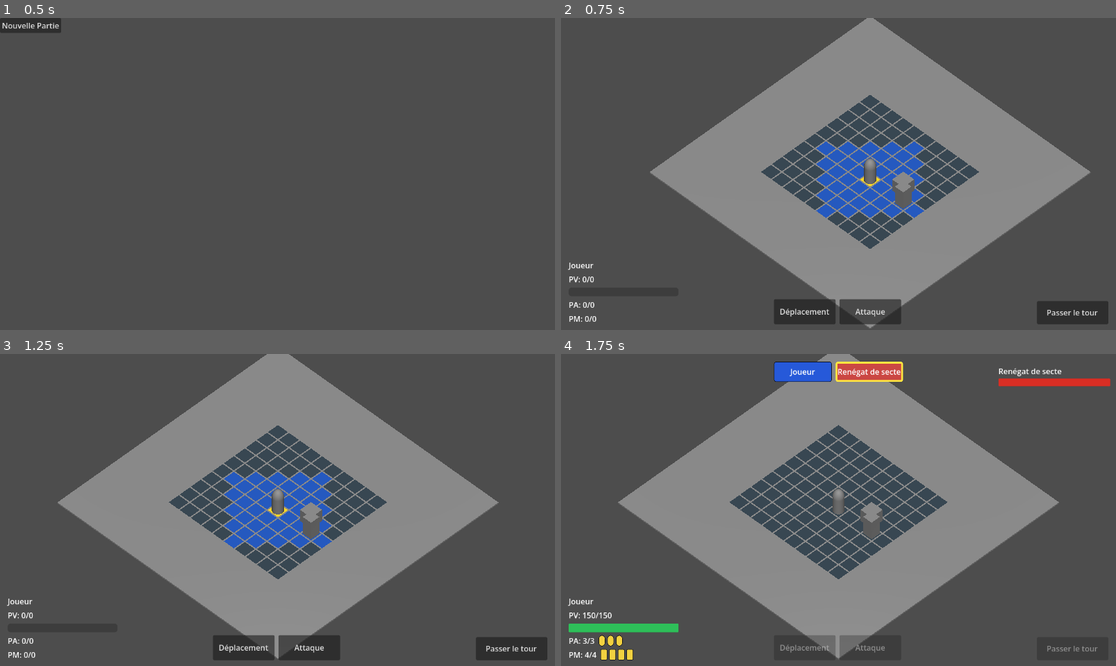
Above: before the commit, frames 1-4 (two rows, left to right).
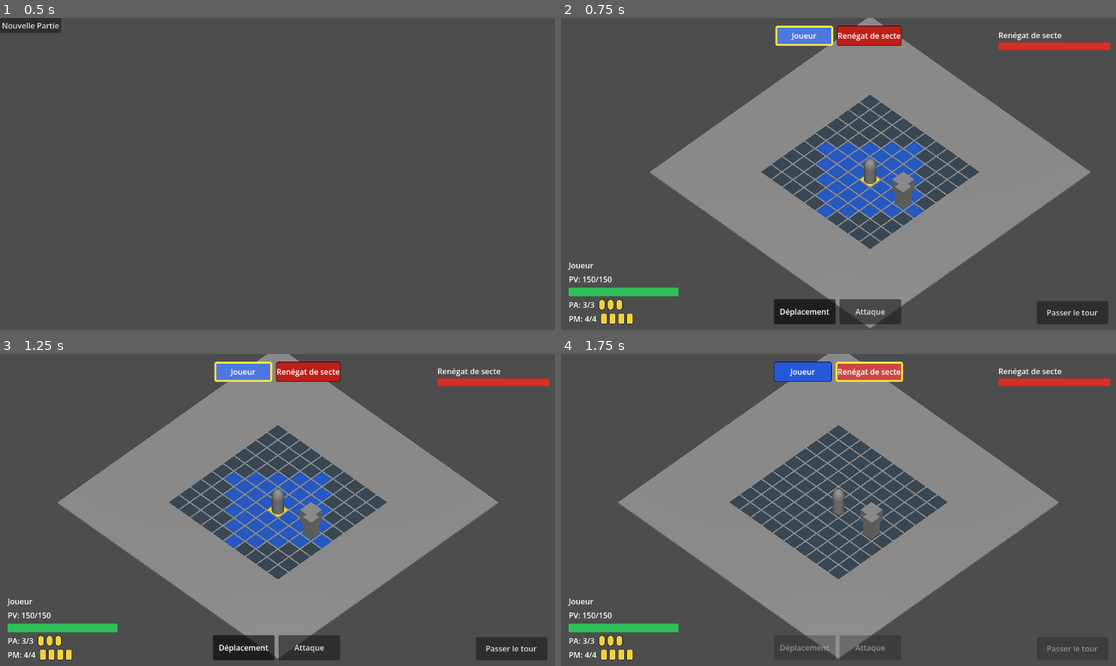
Above: after the commit, the same moments.

Repository: sillpct/lagoutte
Game: Godot game, scene res://scenes/main/main.tscn
The game is run twice, just before and just after one commit, with the same random seed, the same clock (stepped at 60 frames per second) and the same inputs.
Inputs (mouse positions are in pixels of both pictures, inside the frame that each line leads up to):
- Up to frame 1 (0.5 s): no input
- Up to frame 2 (0.75 s): click "Nouvelle Partie" at 0.5 s
- Up to frame 3 (1.25 s): no input
- Up to frame 4 (1.75 s): tap Enter (ui_accept) at 1.25, 1.52 s; move the mouse to (960, 494) at 1.27 s; hold Right (ui_right) from 1.28 s (still down); hold T (end_turn) from 1.28 s (still down); click (960, 494) at 1.42 s

Frame 1 is identical in both runs. In frame 2, 3.1% of the frame differs, in the area x 1-99%, y 2-99%; in frame 3, 3.1%; in frame 4, nothing differs.
Error before the commit: Cannot call method 'hide' on a null value. (res://scenes/combat/combat_ui.gd:54)

Commit message:
Update combat_ui.tscn

Diff:
--- a/scenes/combat/combat_ui.tscn
+++ b/scenes/combat/combat_ui.tscn
@@ -61,6 +61,25 @@
 layout_mode = 2
 show_percentage = false
 
+[node name="CombatResultLabel" type="Label" parent="Root"]
+visible = false
+layout_mode = 1
+anchors_preset = 8
+anchor_left = 0.5
+anchor_top = 0.5
+anchor_right = 0.5
+anchor_bottom = 0.5
+offset_left = -60.0
+offset_top = -18.0
+offset_right = 60.0
+offset_bottom = 18.0
+grow_horizontal = 2
+grow_vertical = 2
+theme_override_font_sizes/font_size = 32
+text = "gagné"
+horizontal_alignment = 1
+vertical_alignment = 1
+
 [node name="PlayerResourcePanel" type="MarginContainer" parent="Root"]
 layout_mode = 1
 anchors_preset = 2
